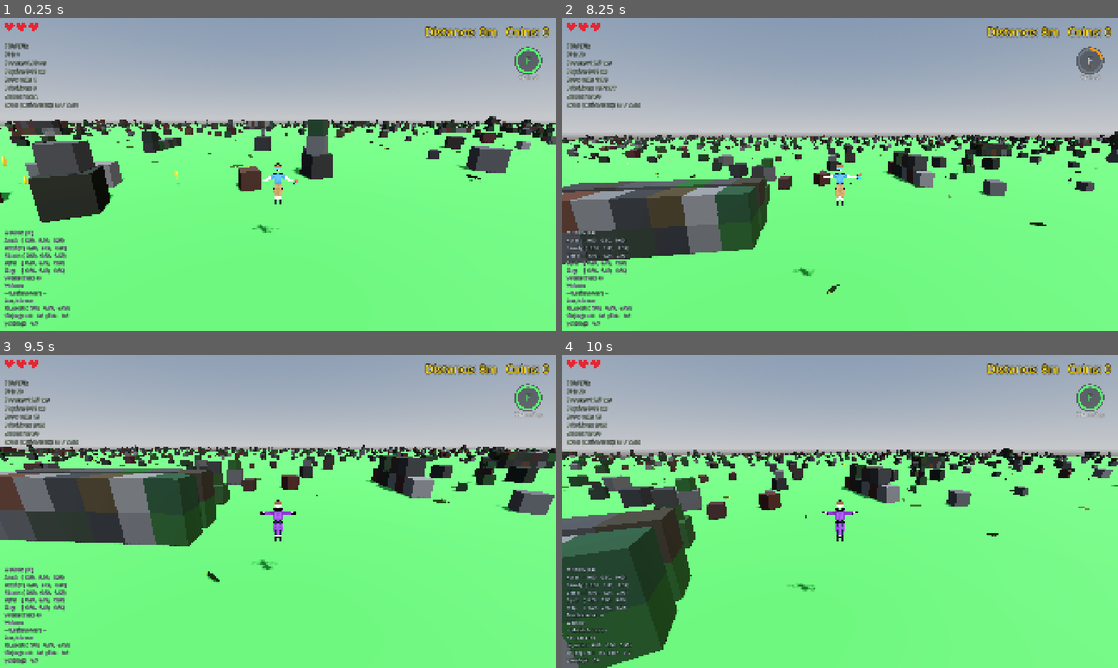
Above: before the commit, frames 1-4 (two rows, left to right).
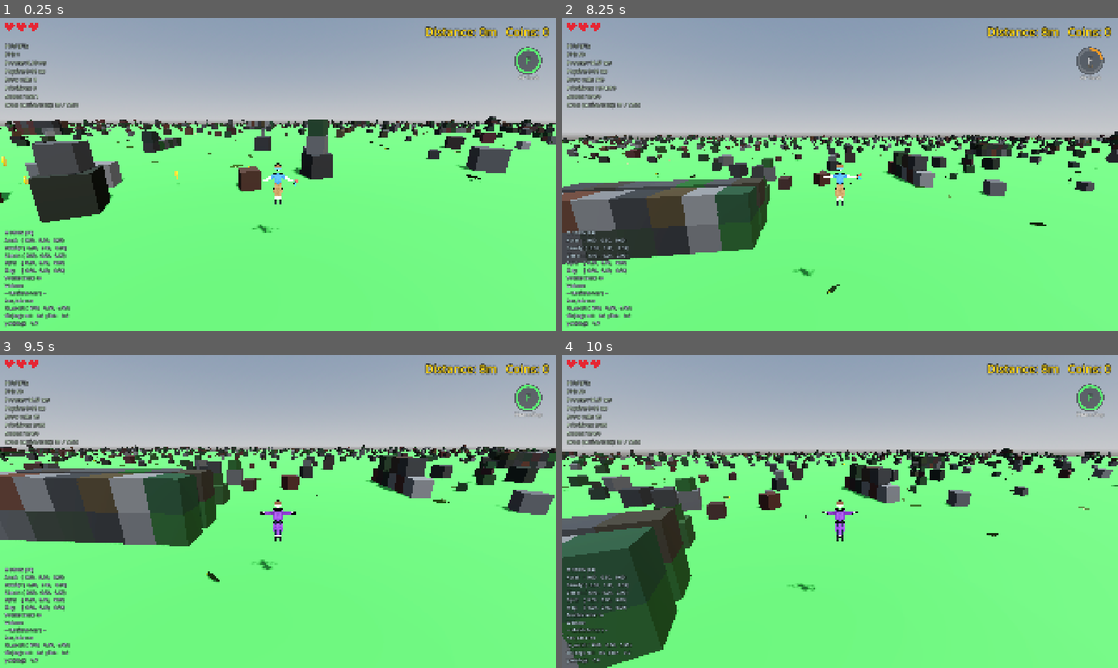
Above: after the commit, the same moments.

Repository: korjavin/godot-test1
Game: Godot game, scene res://scenes/main.tscn
Same seed, same stepped clock (60 frames per second), same inputs: the game is played once before the commit and once after it.
Inputs (mouse positions are in pixels of both pictures, inside the frame that each line leads up to):
- Up to frame 1 (0.25 s): no input
- Up to frame 2 (8.25 s): tap Enter (ui_accept) at 0.5 s; move the mouse to (867, 174) at 0.52 s; hold Ctrl (duck) 0.53-1.28 s; hold W (move_forward) 0.53-5.78 s; tap Space (jump) at 0.77, 1.07, 1.52, 1.82, 3.02, 3.32, 3.77, 4.07, 4.52, 4.82, 6.02, 6.32, 6.77, 7.07, 7.52, 7.82 s; move the mouse to (812, 174) at 1.27 s; tap Shift (run) at 1.35, 4.35, 7.35 s; move the mouse to (851, 168) at 2.02 s; tap F (special_ability) at 2.1, 5.1, 8.1 s; move the mouse to (834, 180) at 2.77 s; tap R (switch_character) at 2.85, 5.85 s; move the mouse to (878, 177) at 3.52 s; hold Ctrl (duck) 3.53-4.28 s; move the mouse to (795, 171) at 4.27 s; move the mouse to (845, 174) at 5.02 s; move the mouse to (817, 168) at 5.77 s; hold E (step_right) 5.78-6.53 s; move the mouse to (867, 174) at 6.52 s; hold Ctrl (duck) 6.53-7.28 s; hold W (move_forward) from 6.53 s (still down); move the mouse to (812, 174) at 7.27 s; move the mouse to (851, 168) at 8.02 s
- Up to frame 3 (9.5 s): move the mouse to (272, 517) at 8.77 s; release W (move_forward) at 8.78 s; hold Q (step_left) from 8.78 s (still down); tap R (switch_character) at 8.85 s; tap Space (jump) at 9.02, 9.32 s
- Up to frame 4 (10 s): move the mouse to (878, 514) at 9.52 s; release Q (step_left) at 9.53 s; hold W (move_forward) from 9.53 s (still down); hold Ctrl (duck) from 9.53 s (still down); tap Space (jump) at 9.77 s

The runs differ from the first frame. In frame 1, less than 0.1% of the frame differs, in the area x 14-88%, y 37-64%; in frame 2, less than 0.1%, in the area x 4-80%, y 19-79%; in frame 3, less than 0.1%; in frame 4, less than 0.1%.

Commit message:
feat: terrain quick wins — drop per-chunk prints, O(1) chunk membership, shared ground mesh, no ground shadow casting

Diff:
--- a/scripts/endless_terrain.gd
+++ b/scripts/endless_terrain.gd
@@ -336,6 +336,9 @@
 ## transforms carry the per-axis scale, so this single cube becomes every block.
 var _shared_unit_box_mesh: BoxMesh
 
+## The single ground PlaneMesh shared by every chunk (see _get_shared_ground_mesh).
+var _shared_ground_mesh: PlaneMesh
+
 ## Lazily-created shared material for the block MultiMesh. `vertex_color_use_as_albedo`
 ## lets one material show each instance's individual colour. Per-instance roughness
 ## is NOT supported by MultiMesh (only transform + color are per-instance), so we
@@ -365,6 +368,23 @@
 		_shared_unit_box_mesh = BoxMesh.new()
 		_shared_unit_box_mesh.size = Vector3.ONE  # unit cube; scaled per-instance
 	return _shared_unit_box_mesh
+
+func _get_shared_ground_mesh() -> PlaneMesh:
+	"""
+	Returns the ONE PlaneMesh shared by every chunk's ground, creating it on first
+	use. All chunks are the same size, so a single mesh serves them all — the old
+	code allocated a fresh subdivided PlaneMesh per chunk for no benefit. 16×16
+	subdivisions give the vertex density the vertex-noise ground shader needs.
+	The material is (re)assigned from the CURRENT terrain_material on every call,
+	so the getter can never capture a stale value regardless of call order.
+	"""
+	if _shared_ground_mesh == null:
+		_shared_ground_mesh = PlaneMesh.new()
+		_shared_ground_mesh.size = Vector2(chunk_size, chunk_size)
+		_shared_ground_mesh.subdivide_width = 16
+		_shared_ground_mesh.subdivide_depth = 16
+	_shared_ground_mesh.material = terrain_material
+	return _shared_ground_mesh
 
 func _get_shared_block_material() -> StandardMaterial3D:
 	"""
@@ -588,13 +608,18 @@
 	- As the player moves, we add/remove chunks at the edges
 	"""
 
-	# STEP 1: Find all chunks that SHOULD be loaded
-	var chunks_to_load: Array[Vector2i] = []
+	# STEP 1: Find all chunks that SHOULD be loaded.
+	#
+	# We store them as Dictionary KEYS (value `true`), not an Array, because the
+	# membership test in STEP 2 (`in`) is an O(1) hash lookup on a Dictionary but a
+	# LINEAR scan on an Array — with 121 desktop chunks that Array version was
+	# 121×121 comparisons per boundary crossing. Same semantics, hash-speed lookup.
+	var chunks_to_load: Dictionary = {}
 
 	for x in range(-render_distance, render_distance + 1):
 		for z in range(-render_distance, render_distance + 1):
 			var chunk_pos := Vector2i(player_chunk.x + x, player_chunk.y + z)
-			chunks_to_load.append(chunk_pos)
+			chunks_to_load[chunk_pos] = true
 
 	# STEP 2: Remove chunks that are too far away
 	var chunks_to_remove: Array[Vector2i] = []
@@ -627,14 +652,13 @@
 	var mesh_instance := MeshInstance3D.new()
 	mesh_instance.name = "Chunk_%d_%d" % [chunk_pos.x, chunk_pos.y]
 
-	# Create the plane mesh
-	var plane_mesh := PlaneMesh.new()
-	plane_mesh.size = Vector2(chunk_size, chunk_size)
-	plane_mesh.subdivide_width = 10  # More subdivisions = smoother mesh
-	plane_mesh.subdivide_depth = 10
-	plane_mesh.material = terrain_material
-
-	mesh_instance.mesh = plane_mesh
+	# All chunks share ONE PlaneMesh resource (see _get_shared_ground_mesh) —
+	# allocating a fresh subdivided mesh per chunk was pure waste.
+	mesh_instance.mesh = _get_shared_ground_mesh()
+
+	# A flat ground plane can only ever shadow itself — skip it in the shadow
+	# passes entirely. Blocks/crocs still cast onto it; it just casts nothing.
+	mesh_instance.cast_shadow = GeometryInstance3D.SHADOW_CASTING_SETTING_OFF
 
 	# Position the chunk in the world
 	mesh_instance.position = chunk_to_world(chunk_pos)
@@ -1378,9 +1402,6 @@
 		parent_chunk.add_child(crocodile_instance)
 		spawned_positions.append(crocodile_pos)
 
-	if spawned_positions.size() > 0:
-		print("Spawned %d crocodiles in chunk (%d, %d)" % [spawned_positions.size(), chunk_pos.x, chunk_pos.y])
-
 func spawn_platform_crocodiles(chunk_pos: Vector2i, parent_chunk: MeshInstance3D, platforms: Array) -> void:
 	"""
 	Place rare crocodiles that patrol an elevated structure top (a pyramid apex or
@@ -1426,9 +1447,6 @@
 			crocodile.set_confinement(center_global, half)
 
 		count += 1
-
-	if count > 0:
-		print("Spawned %d patrolling crocodile(s) in chunk (%d, %d)" % [count, chunk_pos.x, chunk_pos.y])
 
 # ============================================================================
 # COIN ROAD MATH (deterministic, pure-in-k parametric centerline + coin placement)
Not shown, changed: docs/plans/20260814-rendering-perf-look.md
